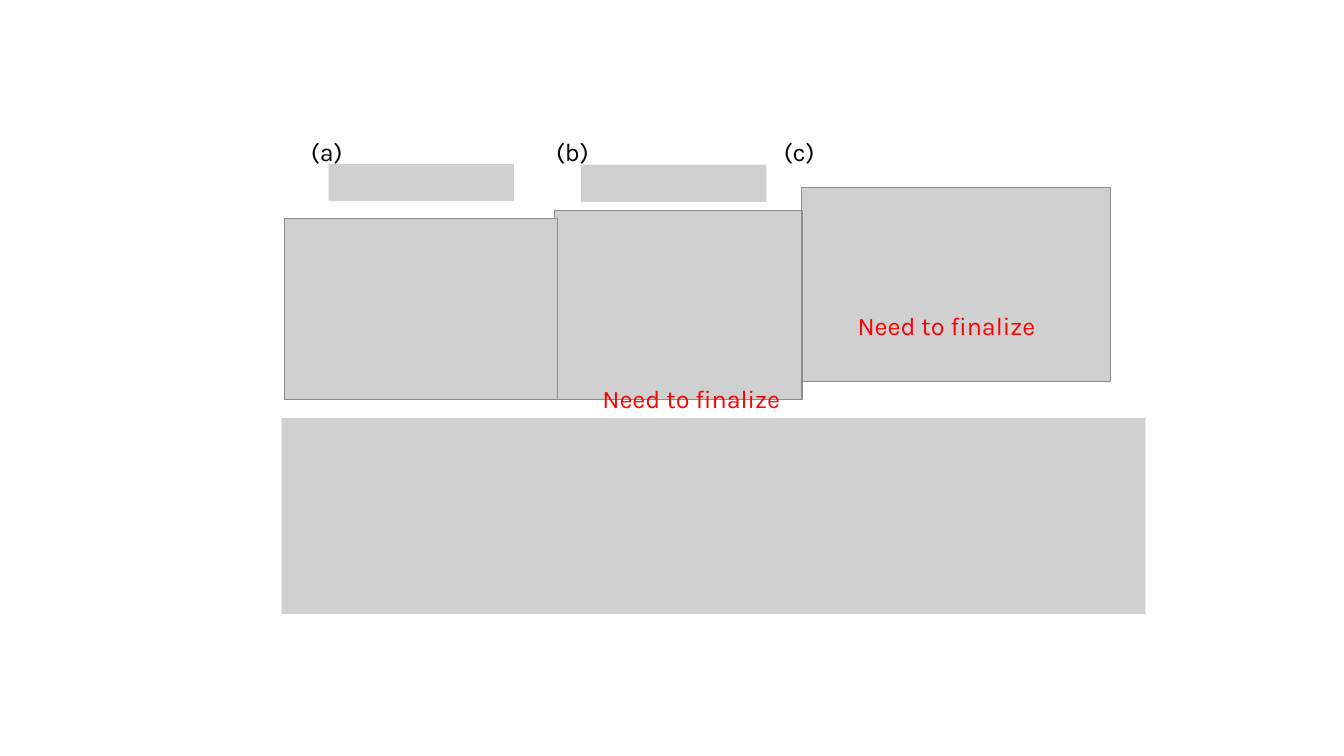
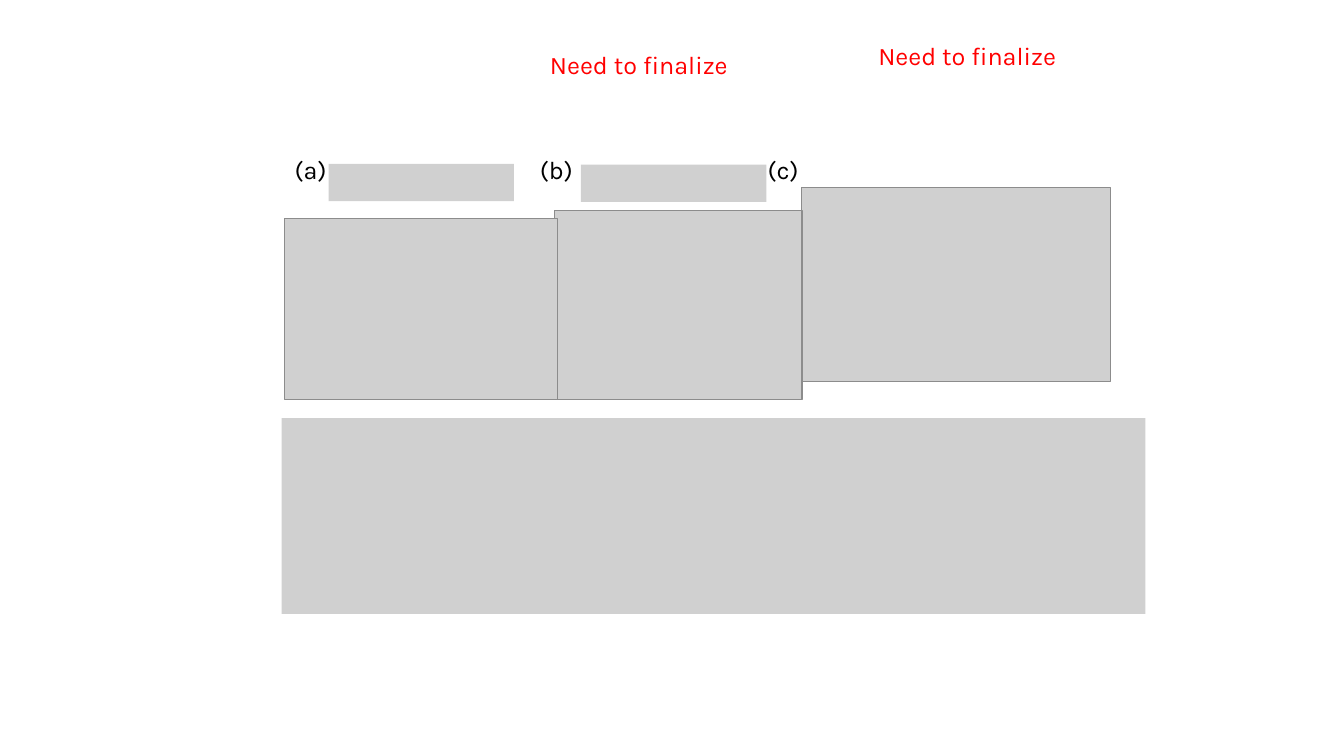
Before and after one commit to tyokokur/presentations, a slide deck: slide 2 of SYSG3_paper.pptx. Drawn at 1344x756 pixels with LibreOffice and Linux fonts; fonts in the diff are those of the drawing; grey boxes stand for pictures. Boxes give left, top, right and bottom in pixels: in the first picture for what was removed or moved away, otherwise in the second. Text is boxed around its words. In the diff, an @@ line names an element or a change of style, - is before the commit and + after.

```diff
--- a/SYSG3_paper.pptx
+++ b/SYSG3_paper.pptx
@@ text "Need to finalize" rewrapped from [602,385,780,414] to [550,56,728,75] @@
@@ text "Need to finalize": place and size @@
-text "Need to finalize" at [858,317,1036,336]
+text "Need to finalize" at [878,47,1056,66]
@@ 3 texts: place and size @@
-3 texts at [311,143,815,168]
+3 texts at [295,161,799,182]
```
Also in this commit, not shown: 1 other slide changed.
